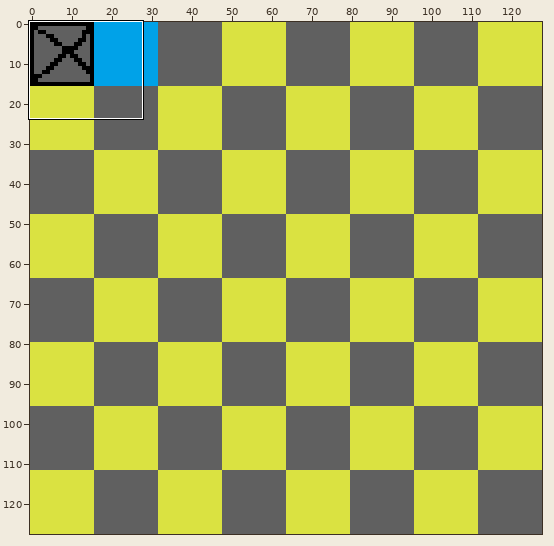
Two versions of one sprite sheet, Assets/sprites/tiles.png. The first picture is a wide view before the edit; the outline marks the close-up.
Close-up. As it was:
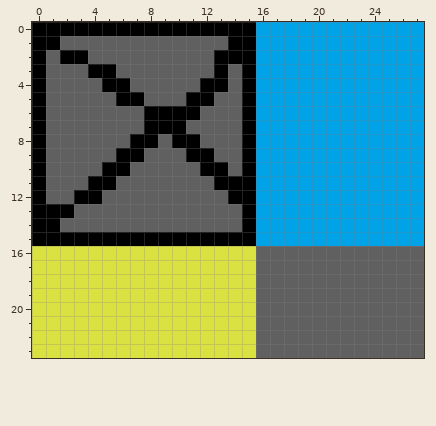
The file is 128x128 pixels. Colours within 5 levels of each other are drawn and written as one. Shown: x 0..27, y 0..23.
The same view after the edit:
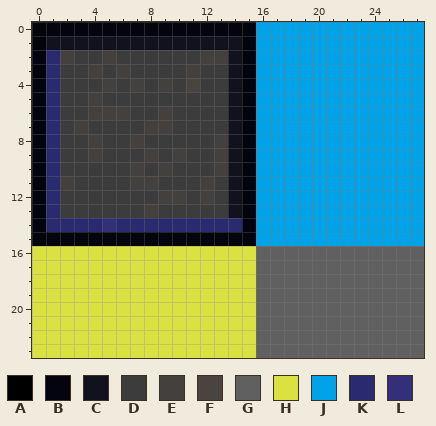
Palette (. is transparent): A #000000  B #04040f  C #12121e  D #3c3c3c  E #43403e  F #4a4441  G #606060  H #dae241  J #00a2e8  K #2a2a70  L #342f7a
The author wrote: New floor tile
From old to new:
{"y":0,"x":0,"old":"AAAAAAAAAAAAAAAA","new":"BBBBBBBBBBBBBBBB"}
{"y":1,"x":0,"old":"AAGGGGGGGGGGGGAA","new":"BCCCCCCCCCCCCCCB"}
{"y":2,"x":0,"old":"AGAAGGGGGGGGGAAA","new":"BKEDDEDDDDDDEECB"}
{"y":3,"x":0,"old":"AGGGAAGGGGGGGAGA","new":"BKDDEDEDDDDEDDCB"}
{"y":4,"x":0,"old":"AGGGGAAGGGGGAAGA","new":"BKDDDEDEDEDFDDCB"}
{"y":5,"x":0,"old":"AGGGGGAAGGGAAGGA","new":"BKDDEDDDDDDDDDCB"}
{"y":6,"x":0,"old":"AGGGGGGGAAAAGGGA","new":"BKDDEEEDDEDDDDCB"}
{"y":7,"x":0,"old":"AGGGGGGGAAAGGGGA","new":"BKDEDDDDEEDDDDCB"}
{"y":8,"x":0,"old":"AGGGGGGAAGAAGGGA","new":"BKDDEDDEDDDDDECB"}
{"y":9,"x":0,"old":"AGGGGGAAGGGAAGGA","new":"BKDDEDDDEDEDDECB"}
{"y":10,"x":0,"old":"AGGGGAAGGGGGAAGA","new":"BKDDDDDEDEDDDECB"}
{"y":11,"x":0,"old":"AGGGAAGGGGGGGAAA","new":"BKEDDDDEEDDDEDCB"}
{"y":12,"x":0,"old":"AGGAAGGGGGGGGGAA","new":"BKDDDDDDDEEDEDCB"}
{"y":13,"x":0,"old":"AAAGGGGGGGGGGGGA","new":"BKDDDDDDEDDDDDCB"}
{"y":14,"x":0,"old":"AAGGGGGGGGGGGGGA","new":"BKKKKLKKKKKKKKKB"}
{"y":15,"x":0,"old":"AAAAAAAAAAAAAAAA","new":"BBBBBBBBBBBBBBBB"}
{"label":"changed","picture_box":[32,22,256,246]}
